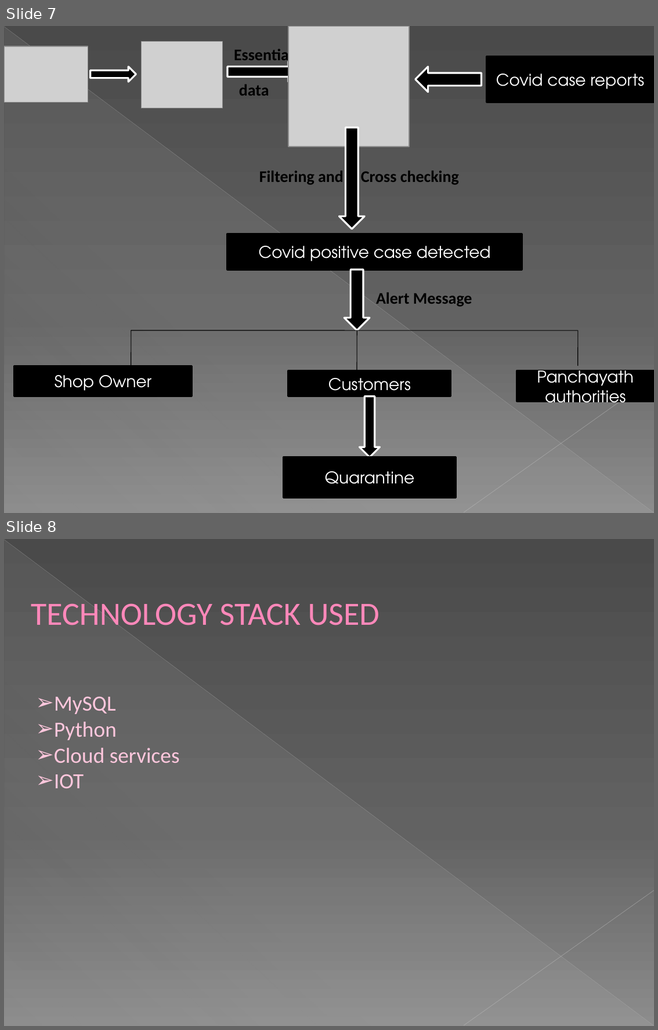
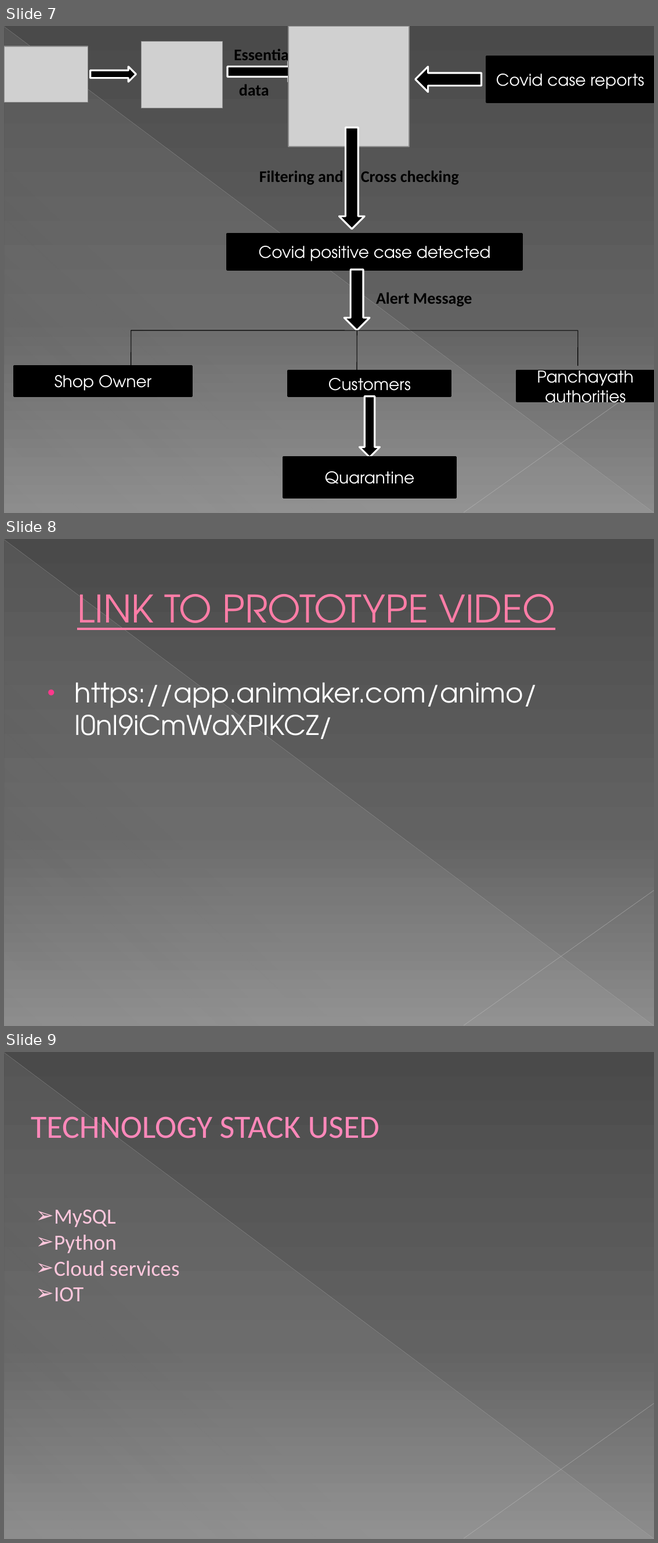
Before and after one commit to IITG-Tech/cis-hack, a slide deck: EXCEPTION HANDLERS/EXCEPTION HANDLERS.pptx. Shown one above the other, each under a label of ours: slides 7 and 8 before the commit, slides 7, 8 and 9 after it. The pictures are 658x1030 and 658x1543 pixels, drawn with LibreOffice and Linux fonts; fonts in the diff are those of the drawing; grey boxes stand for pictures. Boxes give left, top, right and bottom in pixels: in the first picture for what was removed or moved away, otherwise in the second. Text is boxed around its words. In the diff, an @@ line names an element or a change of style, - is before the commit and + after.

```diff
--- a/EXCEPTION HANDLERS/EXCEPTION HANDLERS.pptx
+++ b/EXCEPTION HANDLERS/EXCEPTION HANDLERS.pptx
@@ slide 8 added at (4,539,654,1026), background gradient #4A4A4A to #626262 to #8C8C8C; not listed: 3 template elements that a slide beside it also shows @@
@@ title added at (77,594,555,630), 42 pt, text #FF7DA7, underline @@
+LINK TO PROTOTYPE VIDEO
@@ text added at (75,682,537,739), 30 pt, text #FFFFFF @@
+• https://app.animaker.com/animo/I0nI9iCmWdXPlKCZ/
@@ what was slide 8 is now slide 9 @@
```
Also in this commit, not shown: 1 other file.
